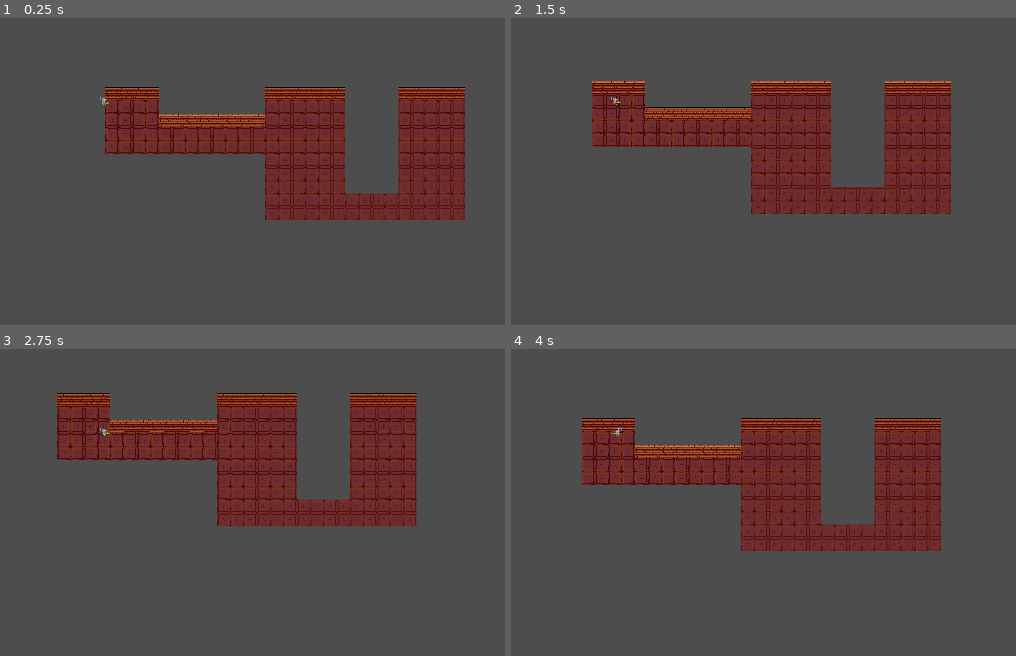
Above: before the commit, frames 1-4 (two rows, left to right).
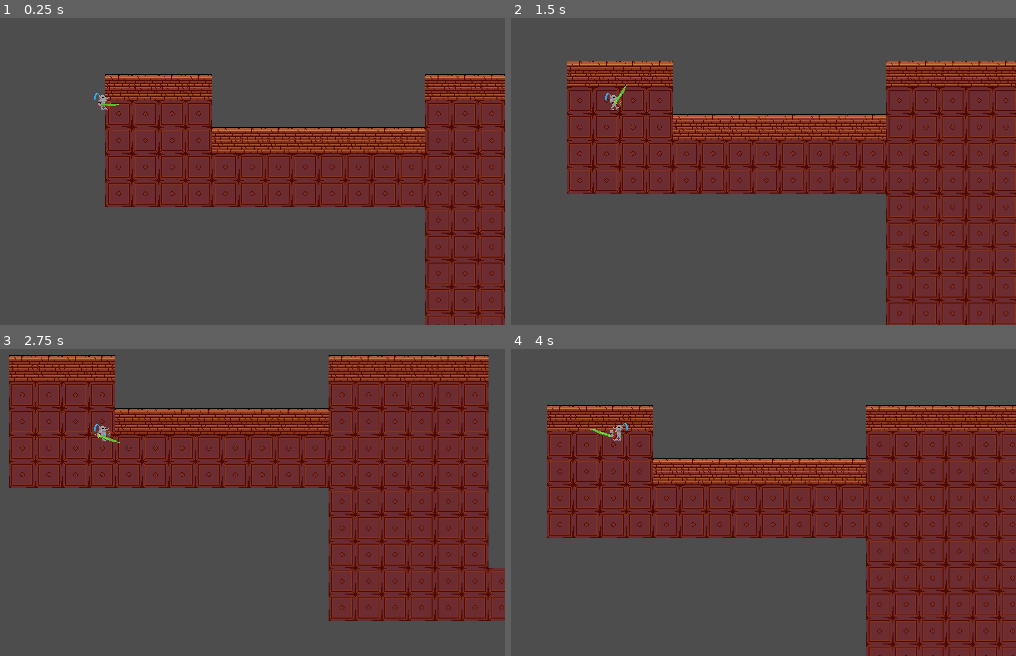
Above: after the commit, the same moments.

Repository: nvbeusekom/GMTK-Game-Jam-2023
Game: Godot game, scene res://dungeoncrawl.tscn
Same seed, same stepped clock (60 frames per second), same inputs: the game is played once before the commit and once after it.
Inputs (mouse positions are in pixels of both pictures, inside the frame that each line leads up to):
- Up to frame 1 (0.25 s): no input
- Up to frame 2 (1.5 s): tap Enter at 0.5 s; move the mouse to (793, 79) at 0.52 s; hold D (move_right) 0.53-1.28 s; click (793, 79) at 0.6 s; move the mouse to (outside the picture) at 1.27 s; hold S (move_down) from 1.28 s (still down); click (outside the picture) at 1.35 s
- Up to frame 3 (2.75 s): move the mouse to (outside the picture) at 2.02 s; release S (move_down) at 2.03 s; hold D (move_right) from 2.03 s (still down); click (outside the picture) at 2.1 s
- Up to frame 4 (4 s): move the mouse to (576, 520) at 2.77 s; release D (move_right) at 2.78 s; hold W (move_up) 2.78-3.53 s; click (576, 520) at 2.85 s; move the mouse to (854, 499) at 3.52 s; hold A (move_left) from 3.53 s (still down); click (854, 499) at 3.6 s

The runs differ from the first frame. In frame 1, 31% of the frame differs, in the area x 18-100%, y 18-100%; in frame 2, 39%; in frame 3, 44%, in the area x 1-100%, y 1-89%; in frame 4, 41%.

Commit message:
geen idee tbh

Diff:
--- a/player.gd
+++ b/player.gd
@@ -4,7 +4,9 @@
 
 var health = 3
 var power = 1
-
+var swingReady = true
+var swingUp = false
+var swingDown = false
 # Called when the node enters the scene tree for the first time.
 func _ready():
 	screen_size = get_viewport_rect().size
@@ -20,8 +22,13 @@
 		velocity.y += 1
 	if Input.is_action_pressed("move_up"):
 		velocity.y -= 1
+	if Input.is_action_just_pressed("Attack") and swingReady == true:
+		swingReady = false
+		swingUp = true
 
-	$AnimatedSprite2D.play()
+	swordSwing(delta)
+
+	$BodySpriteAnimation.play()
 
 	if velocity.length() > 0:
 		velocity = velocity.normalized() * speed
@@ -31,12 +38,28 @@
 	position.y = clamp(position.y, 0, screen_size.y)
 	print(velocity.length())
 	if velocity.length() > 0:
-		$AnimatedSprite2D.animation = "walk"
+		$BodySpriteAnimation.animation = "walk"
 	else:
-		$AnimatedSprite2D.animation = "idle"
+		$BodySpriteAnimation.animation = "idle"
 	if velocity.x != 0:
 	# See the note below about boolean assignment.
-		$AnimatedSprite2D.flip_h = velocity.x < 0
+		$BodySpriteAnimation.flip_h = velocity.x < 0
+		$SwordSprite.flip_h = velocity.x < 0
+
+
+
+func swordSwing(delta):
+
+	if swingUp:
+		$SwordSprite.rotation -= delta * 10
+		if $SwordSprite.rotation < -.5 * PI:
+			swingUp = false
+			swingDown = true
+	if swingDown:
+		$SwordSprite.rotation += delta * 30
+		if $SwordSprite.rotation > 0:
+			swingDown = false
+			swingReady = true
 
 
 func _on_body_entered(body):
--- a/player.tscn
+++ b/player.tscn
@@ -1,21 +1,22 @@
-[gd_scene load_steps=9 format=3 uid="uid://c2qbi5sqj3jpi"]
+[gd_scene load_steps=10 format=3 uid="uid://c2qbi5sqj3jpi"]
 
 [ext_resource type="Script" path="res://player.gd" id="1_xbm4n"]
-[ext_resource type="Texture2D" uid="uid://c2orwwwan71p2" path="res://art/KnightIdle1Side.png" id="2_cubyc"]
-[ext_resource type="Texture2D" uid="uid://cw8tfqe4fcng5" path="res://art/KnightIdle2Side.png" id="3_uxh8g"]
-[ext_resource type="Texture2D" uid="uid://b804m7jttek3v" path="res://art/KnightWalk1Side.png" id="4_cl7nw"]
-[ext_resource type="Texture2D" uid="uid://w1vybv5dt87o" path="res://art/KnightWalk2Side.png" id="5_r7mdq"]
-[ext_resource type="Texture2D" uid="uid://drdxysl8yxxam" path="res://art/KnightWalk3Side.png" id="6_wbb0g"]
-[ext_resource type="Texture2D" uid="uid://b5fols1yycsyx" path="res://art/KnightWalk4Side.png" id="7_wj05t"]
+[ext_resource type="Texture2D" uid="uid://0iby0t2hi17d" path="res://art/KnightIdle1.png" id="2_sy515"]
+[ext_resource type="Texture2D" uid="uid://y4kvne84j5au" path="res://art/KnightIdle2.png" id="3_2gvrd"]
+[ext_resource type="Texture2D" uid="uid://dwy5ljuqlhy4o" path="res://art/KnightWalk1.png" id="4_i8wsl"]
+[ext_resource type="Texture2D" uid="uid://bm0a85e8air02" path="res://art/KnightWalk2.png" id="5_mfn2r"]
+[ext_resource type="Texture2D" uid="uid://dv16aotxg7i43" path="res://art/KnightWalk3.png" id="6_fjang"]
+[ext_resource type="Texture2D" uid="uid://chan4gvfvgad0" path="res://art/KnightWalk4.png" id="7_1mtjj"]
+[ext_resource type="Texture2D" uid="uid://dbneatgfonvf" path="res://art/Sword.png" id="8_u7bd2"]
 
 [sub_resource type="SpriteFrames" id="SpriteFrames_1ikww"]
 animations = [{
 "frames": [{
 "duration": 1.0,
-"texture": ExtResource("2_cubyc")
+"texture": ExtResource("2_sy515")
 }, {
 "duration": 1.0,
-"texture": ExtResource("3_uxh8g")
+"texture": ExtResource("3_2gvrd")
 }],
 "loop": true,
 "name": &"idle",
@@ -23,16 +24,16 @@
 }, {
 "frames": [{
 "duration": 1.0,
-"texture": ExtResource("5_r7mdq")
+"texture": ExtResource("4_i8wsl")
 }, {
 "duration": 1.0,
-"texture": ExtResource("6_wbb0g")
+"texture": ExtResource("5_mfn2r")
 }, {
 "duration": 1.0,
-"texture": ExtResource("7_wj05t")
+"texture": ExtResource("6_fjang")
 }, {
 "duration": 1.0,
-"texture": ExtResource("4_cl7nw")
+"texture": ExtResource("7_1mtjj")
 }],
 "loop": true,
 "name": &"walk",
@@ -43,12 +44,17 @@
 gravity_scale = 0.0
 script = ExtResource("1_xbm4n")
 
-[node name="AnimatedSprite2D" type="AnimatedSprite2D" parent="."]
+[node name="BodySpriteAnimation" type="AnimatedSprite2D" parent="."]
 sprite_frames = SubResource("SpriteFrames_1ikww")
-animation = &"idle"
+animation = &"walk"
 
 [node name="CollisionPolygon2D" type="CollisionPolygon2D" parent="."]
 
 [node name="Camera2D" type="Camera2D" parent="."]
+zoom = Vector2(2, 2)
+
+[node name="SwordSprite" type="Sprite2D" parent="."]
+position = Vector2(-6, 0)
+texture = ExtResource("8_u7bd2")
 
 [connection signal="body_entered" from="." to="." method="_on_body_entered"]
--- a/project.godot
+++ b/project.godot
@@ -43,6 +43,11 @@
 "events": [Object(InputEventKey,"resource_local_to_scene":false,"resource_name":"","device":-1,"window_id":0,"alt_pressed":false,"shift_pressed":false,"ctrl_pressed":false,"meta_pressed":false,"pressed":false,"keycode":0,"physical_keycode":83,"key_label":0,"unicode":115,"echo":false,"script":null)
 ]
 }
+Attack={
+"deadzone": 0.5,
+"events": [Object(InputEventMouseButton,"resource_local_to_scene":false,"resource_name":"","device":-1,"window_id":0,"alt_pressed":false,"shift_pressed":false,"ctrl_pressed":false,"meta_pressed":false,"button_mask":1,"position":Vector2(118, 16),"global_position":Vector2(122, 59),"factor":1.0,"button_index":1,"pressed":true,"double_click":false,"script":null)
+]
+}
 
 [rendering]
 
Binary file added: art/KnightIdle1.png
Binary file removed: art/KnightIdle1Side.png
Binary file added: art/KnightIdle2.png
Binary file removed: art/KnightIdle2Side.png
Binary file added: art/KnightWalk1.png
Binary file removed: art/KnightWalk1Side.png
Binary file added: art/KnightWalk2.png
Binary file removed: art/KnightWalk2Side.png
Binary file added: art/KnightWalk3.png
Binary file removed: art/KnightWalk3Side.png
Binary file added: art/KnightWalk4.png
Binary file removed: art/KnightWalk4Side.png
(and 2 more such lines)
